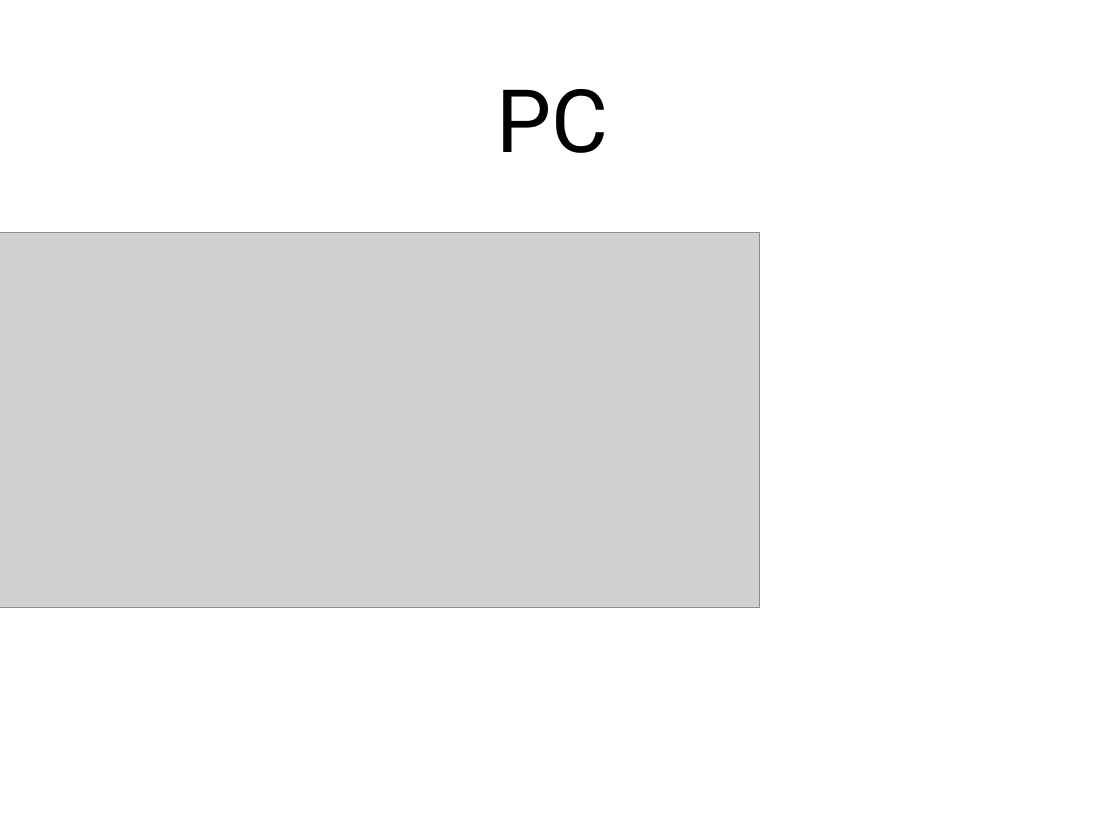
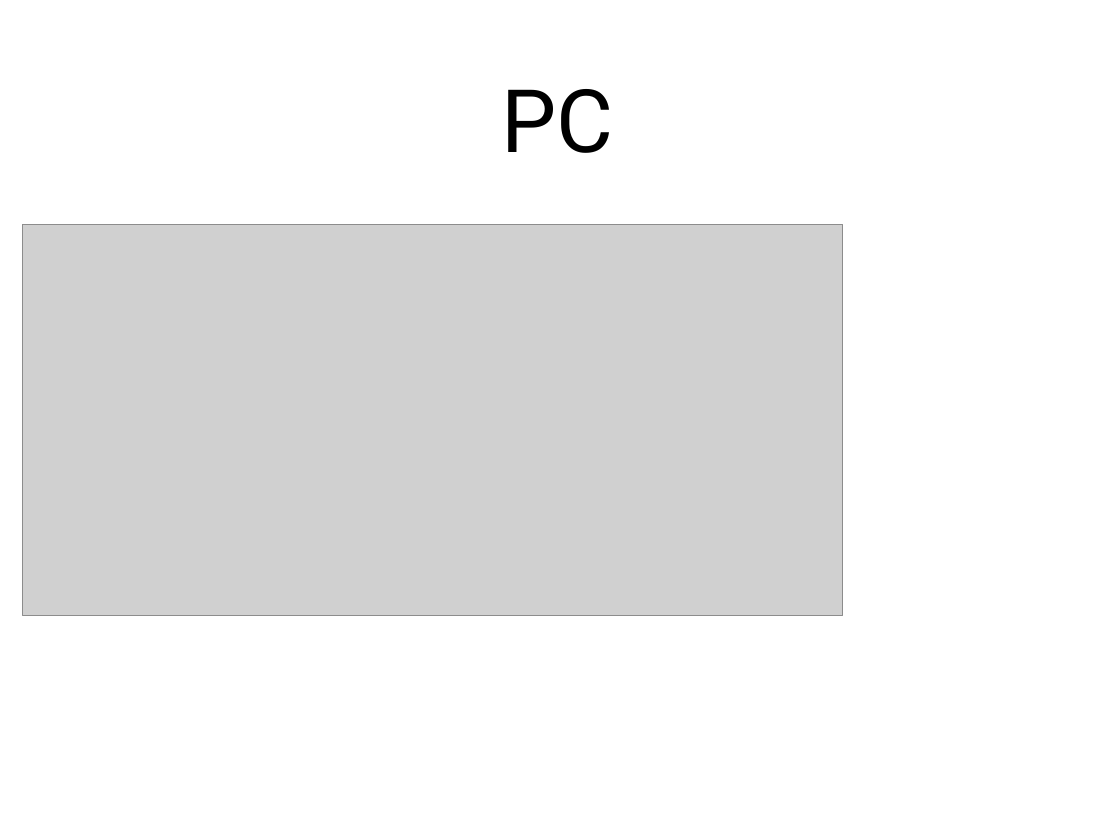
Before and after one commit to SanketSKasar/VJTI-DBA-Project, a slide deck: slide 9 of ProjectDetails/Presentation.pptx. Drawn at 1120x840 pixels with LibreOffice and Linux fonts; fonts in the diff are those of the drawing; grey boxes stand for pictures. Boxes give left, top, right and bottom in pixels: in the first picture for what was removed or moved away, otherwise in the second. Text is boxed around its words. In the diff, an @@ line names an element or a change of style, - is before the commit and + after.

```diff
--- a/ProjectDetails/Presentation.pptx
+++ b/ProjectDetails/Presentation.pptx
@@ text "PC": place and size @@
-text "PC" at [497, 89, 609, 153]
+text "PC" at [501, 89, 613, 153]
@@ picture: place and size @@
-picture at [0, 232, 759, 607]
+picture at [23, 224, 844, 616]
```
Also in this commit, not shown: 13 other slides changed, 2 other files.
